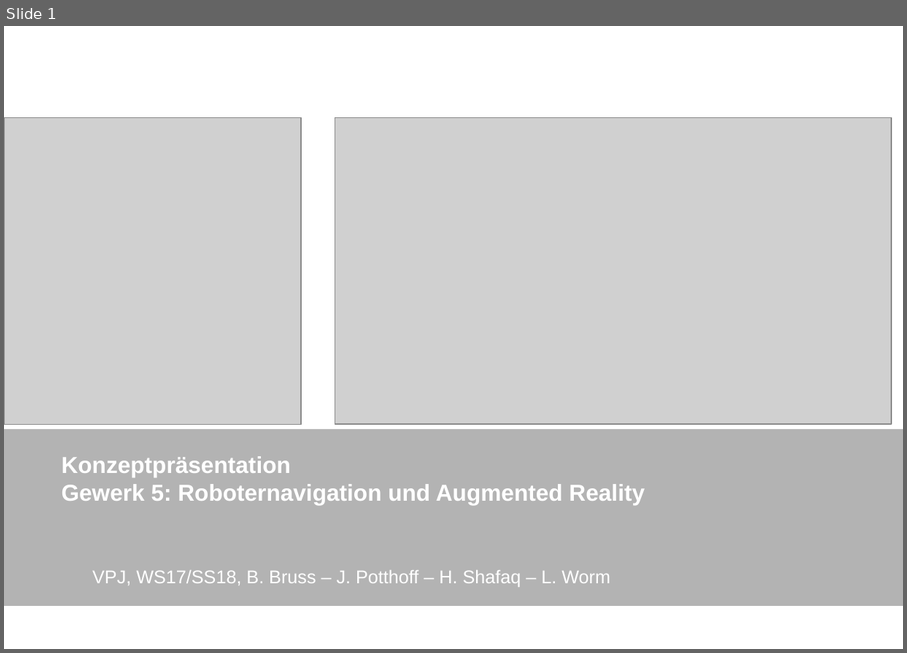
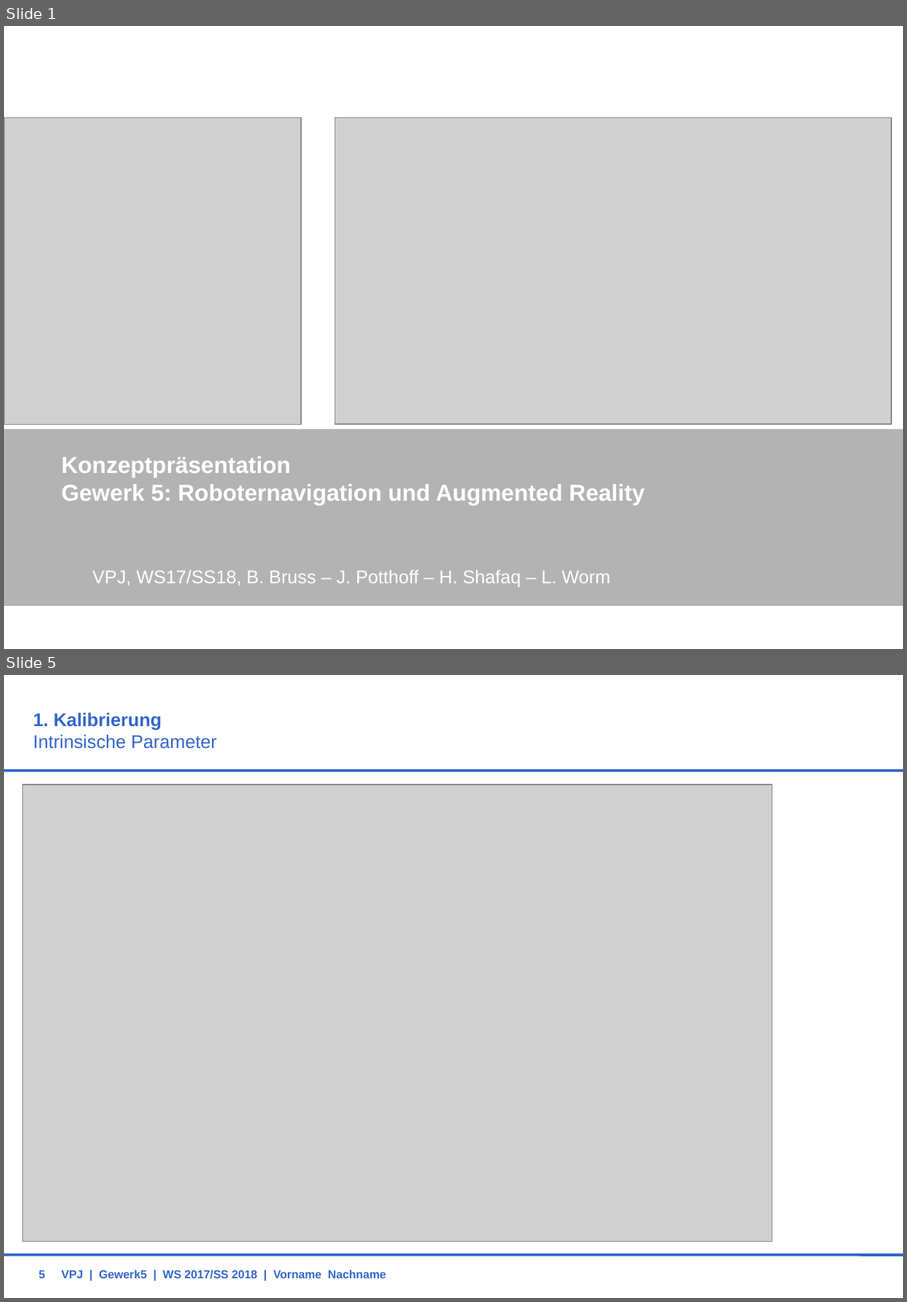
Before and after one commit to BBRUSS/VPJW17G5, a slide deck: 11_Orga/KonzeptG5.ppt. Shown one above the other, each under a label of ours: slide 1 before the commit, slides 1 and 5 after it; the slides between them are not shown. The pictures are 907x653 and 907x1302 pixels, drawn with LibreOffice and Linux fonts; fonts in the diff are those of the drawing; grey boxes stand for pictures; background and template pictures are left out. Boxes give left, top, right and bottom in pixels: in the first picture for what was removed or moved away, otherwise in the second. Text is boxed around its words. In the diff, an @@ line names an element or a change of style, - is before the commit and + after.

```diff
--- a/11_Orga/KonzeptG5.ppt
+++ b/11_Orga/KonzeptG5.ppt
@@ slide 5 added at [4, 675, 903, 1298], background #FFFFFF @@
@@ title added at [33, 712, 217, 749], 16 pt, text #3366CC @@
+1. Kalibrierung
+Intrinsische Parameter
@@ line added from (4, 771) to (903, 771), #3366CC 2.24 pt @@
@@ picture added at [23, 785, 772, 1241] @@
@@ line added from (4, 1254) to (903, 1254), #3366CC 2.24 pt @@
@@ page number added at [39, 1270, 46, 1278], 10 pt, text #3366CC, bold @@
+5
@@ text added at [62, 1269, 387, 1279], 10 pt, text #3366CC, bold @@
+VPJ | Gewerk5 | WS 2017/SS 2018 | Vorname Nachname
```
Also in this commit, not shown: 8 slides changed, 2 other slides added, 7 slides removed.
